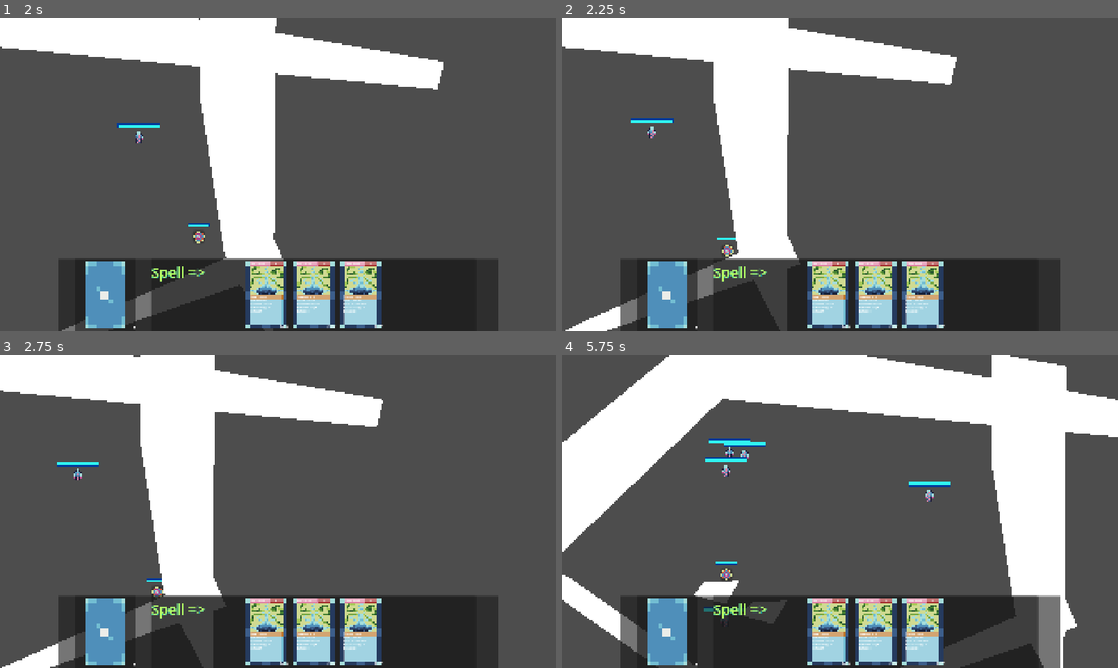
Above: before the commit, frames 1-4 (two rows, left to right).
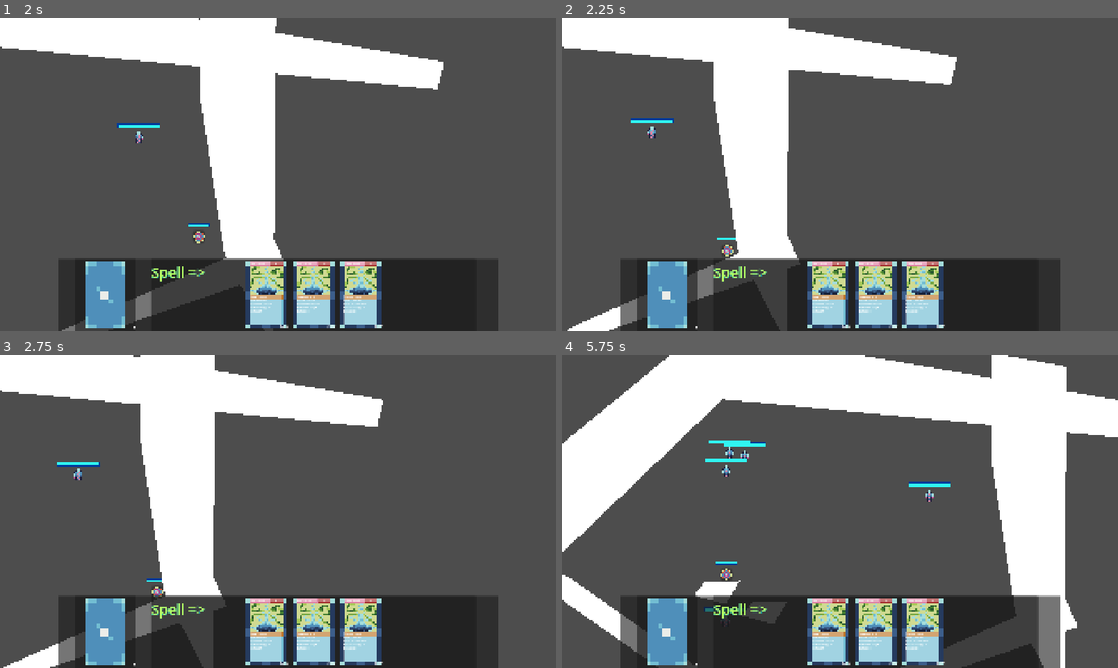
Above: after the commit, the same moments.

Repository: JomardArnaud/ProtoCardAOI
Game: Godot game, scene res://MainScene.tscn
Two runs of this game, one before a commit and one after it. Both use one fixed random seed, a clock stepped at 60 frames per second and the inputs below.
Inputs (mouse positions are in pixels of both pictures, inside the frame that each line leads up to):
- Up to frame 1 (2 s): move the mouse to (400, 158) at 0.52 s; hold D (moveRight) 0.53-1.28 s; move the mouse to (166, 190) at 1.27 s; hold S (moveDown) from 1.28 s (still down)
- Up to frame 2 (2.25 s): move the mouse to (895, 105) at 2.02 s; release S (moveDown) at 2.03 s; hold D (moveRight) from 2.03 s (still down)
- Up to frame 3 (2.75 s): keep holding D (moveRight)
- Up to frame 4 (5.75 s): move the mouse to (812, 574) at 2.77 s; release D (moveRight) at 2.78 s; hold W (moveUp) 2.78-3.53 s; move the mouse to (1006, 558) at 3.52 s; hold A (moveLeft) 3.53-5.03 s; move the mouse to (673, 464) at 4.27 s; move the mouse to (867, 511) at 5.02 s; hold S (moveDown) from 5.03 s (still down)

Frame 1 is identical in both runs. In frame 2, 0.2% of the frame differs, in the area x 0-71%, y 3-100%; in frame 3, 0.2%; in frame 4, 0.7%, in the area x 0-99%, y 0-100%.

Commit message:
adding some file for targetNode2D

Diff:
--- a/Commander/Commander.gd
+++ b/Commander/Commander.gd
@@ -1 +1,4 @@
-extends Node
+class_name Commander
+extends Node2D
+
+@export var commanderInfo : CommanderInfo
--- a/Commander/CommanderInfo.gd
+++ b/Commander/CommanderInfo.gd
@@ -1,4 +1,4 @@
-class_name CammanderInfo
+class_name CommanderInfo
 extends Resource
 
 signal cardPlayed
--- a/Commander/Player.tscn
+++ b/Commander/Player.tscn
@@ -1,15 +1,20 @@
 [gd_scene load_steps=4 format=3 uid="uid://1gqkb0fppjlj"]
 
 [ext_resource type="Texture2D" uid="uid://by8cxlc4pd4f0" path="res://ArtCard/SpritePlayerPlaygroundCard.png" id="1_fjt8r"]
-[ext_resource type="PackedScene" uid="uid://ca0b1qo2v7edf" path="res://Utility/Health.tscn" id="3_odjl4"]
+[ext_resource type="PackedScene" uid="uid://ca0b1qo2v7edf" path="res://Utility/CustomNode/Health.tscn" id="3_odjl4"]
 
-[sub_resource type="CircleShape2D" id="CircleShape2D_oh22q"]
-radius = 4.4
+[sub_resource type="CircleShape2D" id="CircleShape2D_qathd"]
+radius = 4.60435
 
 [node name="Player" type="CharacterBody2D"]
 scale = Vector2(10, 10)
 
-[node name="PanelContainer" type="PanelContainer" parent="."]
+[node name="Movementbox" type="CollisionShape2D" parent="."]
+shape = SubResource("CircleShape2D_qathd")
+
+[node name="Commander" type="Node2D" parent="."]
+
+[node name="Shadow" type="PanelContainer" parent="Commander"]
 anchors_preset = 8
 anchor_left = 0.5
 anchor_top = 0.5
@@ -25,13 +30,10 @@
 size_flags_horizontal = 4
 size_flags_vertical = 4
 
-[node name="Sprite2D" type="Sprite2D" parent="."]
-texture = ExtResource("1_fjt8r")
-
-[node name="hitbox" type="CollisionShape2D" parent="."]
-shape = SubResource("CircleShape2D_oh22q")
-
-[node name="Health" parent="." instance=ExtResource("3_odjl4")]
+[node name="Health" parent="Commander" instance=ExtResource("3_odjl4")]
 offset_top = -7.6
 offset_bottom = -7.6
 scale = Vector2(0.05, 0.05)
+
+[node name="MainSprite" type="Sprite2D" parent="Commander"]
+texture = ExtResource("1_fjt8r")
--- a/MainScene.tscn
+++ b/MainScene.tscn
@@ -3,9 +3,9 @@
 [ext_resource type="PackedScene" uid="uid://1gqkb0fppjlj" path="res://Commander/Player.tscn" id="1_meqny"]
 [ext_resource type="Script" path="res://Commander/Player.gd" id="2_ic4mp"]
 [ext_resource type="Script" path="res://Commander/PlayerCamera.gd" id="3_1biid"]
-[ext_resource type="PackedScene" uid="uid://b7kj234fqvhlm" path="res://Utility/Block.tscn" id="3_72ud1"]
+[ext_resource type="PackedScene" uid="uid://b7kj234fqvhlm" path="res://Utility/CustomNode/Block.tscn" id="3_72ud1"]
 [ext_resource type="PackedScene" uid="uid://vbwrldk3i16e" path="res://Scarecrow.tscn" id="5_jhulu"]
-[ext_resource type="Script" path="res://Utility/Block.gd" id="6_73wrg"]
+[ext_resource type="Script" path="res://Utility/CustomNode/Block.gd" id="6_73wrg"]
 [ext_resource type="PackedScene" uid="uid://cpia0t0wkh2lw" path="res://Cards/CardHud.tscn" id="6_pcm75"]
 
 [node name="Node2D" type="Node2D"]
@@ -16,12 +16,6 @@
 zoom = Vector2(0.5, 0.5)
 script = ExtResource("3_1biid")
 focusEntity = NodePath("../Player")
-
-[node name="Player" parent="." instance=ExtResource("1_meqny")]
-position = Vector2(200.21, 92.1572)
-script = ExtResource("2_ic4mp")
-inertia = 0.88
-speed = 88.0
 
 [node name="Arena" type="Node" parent="."]
 
@@ -72,4 +66,10 @@
 polygon = PackedVector2Array(2106, -1026, 2034, -936, 2256, -876, 2352, -1038, 2236.25, -1032.35)
 script = ExtResource("6_73wrg")
 
+[node name="Player" parent="." instance=ExtResource("1_meqny")]
+position = Vector2(200.21, 92.1572)
+script = ExtResource("2_ic4mp")
+inertia = 0.88
+speed = 88.0
+
 [node name="CardHud" parent="." instance=ExtResource("6_pcm75")]
--- a/Scarecrow.tscn
+++ b/Scarecrow.tscn
@@ -1,10 +1,9 @@
-[gd_scene load_steps=8 format=3 uid="uid://vbwrldk3i16e"]
+[gd_scene load_steps=7 format=3 uid="uid://vbwrldk3i16e"]
 
 [ext_resource type="Script" path="res://Scarecrow.gd" id="1_tl5ag"]
 [ext_resource type="Texture2D" uid="uid://d0ovc83hmo14j" path="res://ArtCard/Scarecrow.png" id="2_ydfl1"]
 [ext_resource type="Script" path="res://Utility/CustomType/CPolygon2D.gd" id="3_v4ya1"]
-[ext_resource type="PackedScene" uid="uid://5vn826oyhgfa" path="res://Utility/HeartBox.tscn" id="4_6n730"]
-[ext_resource type="PackedScene" uid="uid://ca0b1qo2v7edf" path="res://Utility/Health.tscn" id="5_cpyhq"]
+[ext_resource type="PackedScene" uid="uid://ca0b1qo2v7edf" path="res://Utility/CustomNode/Health.tscn" id="5_cpyhq"]
 [ext_resource type="Script" path="res://Fonts/HealthInfo.gd" id="6_tsdmv"]
 
 [sub_resource type="Resource" id="Resource_fhnl1"]
@@ -20,13 +19,10 @@
 scale = Vector2(10, 10)
 texture = ExtResource("2_ydfl1")
 
-[node name="Hitbox" type="Polygon2D" parent="."]
+[node name="MovementBox" type="Polygon2D" parent="."]
 color = Color(1, 1, 1, 0)
 polygon = PackedVector2Array(-20, -20, -20, 20, 20, 20, 20, -20, -20, -20)
 script = ExtResource("3_v4ya1")
-
-[node name="HeartBox" parent="." instance=ExtResource("4_6n730")]
-polygon = PackedVector2Array(-11, -49, -45, -18, -45, 22, -17, 53, 23, 53, 43, 33, 43, -20, 19, -49)
 
 [node name="Timer" type="Timer" parent="."]
 wait_time = 2.0
--- a/Utility/Block.tscn
+++ b/Utility/CustomNode/Block.tscn
@@ -1,6 +1,6 @@
 [gd_scene load_steps=2 format=3 uid="uid://b7kj234fqvhlm"]
 
-[ext_resource type="Script" path="res://Utility/Block.gd" id="1_amoyq"]
+[ext_resource type="Script" path="res://Utility/CustomNode/Block.gd" id="1_amoyq"]
 
 [node name="Polygon2D" type="Polygon2D"]
 script = ExtResource("1_amoyq")
--- a/Utility/Health.tscn
+++ b/Utility/CustomNode/Health.tscn
@@ -1,6 +1,6 @@
 [gd_scene load_steps=5 format=3 uid="uid://ca0b1qo2v7edf"]
 
-[ext_resource type="Script" path="res://Utility/Health.gd" id="1_qvcda"]
+[ext_resource type="Script" path="res://Utility/CustomNode/Health.gd" id="1_qvcda"]
 
 [sub_resource type="StyleBoxFlat" id="StyleBoxFlat_t78b6"]
 bg_color = Color(0.6, 0.6, 0.6, 0)
--- /dev/null
+++ b/Utility/CustomNode/HeartBox.tscn
@@ -0,0 +1,3 @@
+[gd_scene format=3 uid="uid://bouvtg1aarop6"]
+
+[node name="HeartBox" type="Node2D"]
--- a/Utility/HeartBox.gd
+++ /dev/null
@@ -1,5 +0,0 @@
-class_name HeartBox
-extends APolygon2D
-
-func _ready():
-	setAreaFromPolygon(polygon)
--- a/Utility/HeartBox.tscn
+++ /dev/null
@@ -1,7 +0,0 @@
-[gd_scene load_steps=2 format=3 uid="uid://5vn826oyhgfa"]
-
-[ext_resource type="Script" path="res://Utility/HeartBox.gd" id="1_5mr8f"]
-
-[node name="HeartBox" type="Polygon2D"]
-color = Color(1, 1, 1, 0)
-script = ExtResource("1_5mr8f")
Renamed: Utility/Block.gd -> Utility/CustomNode/Block.gd
Renamed: Utility/Health.gd -> Utility/CustomNode/Health.gd
Renamed: Utility/HealthInfo.tres -> Utility/CustomNode/HealthInfo.tres
